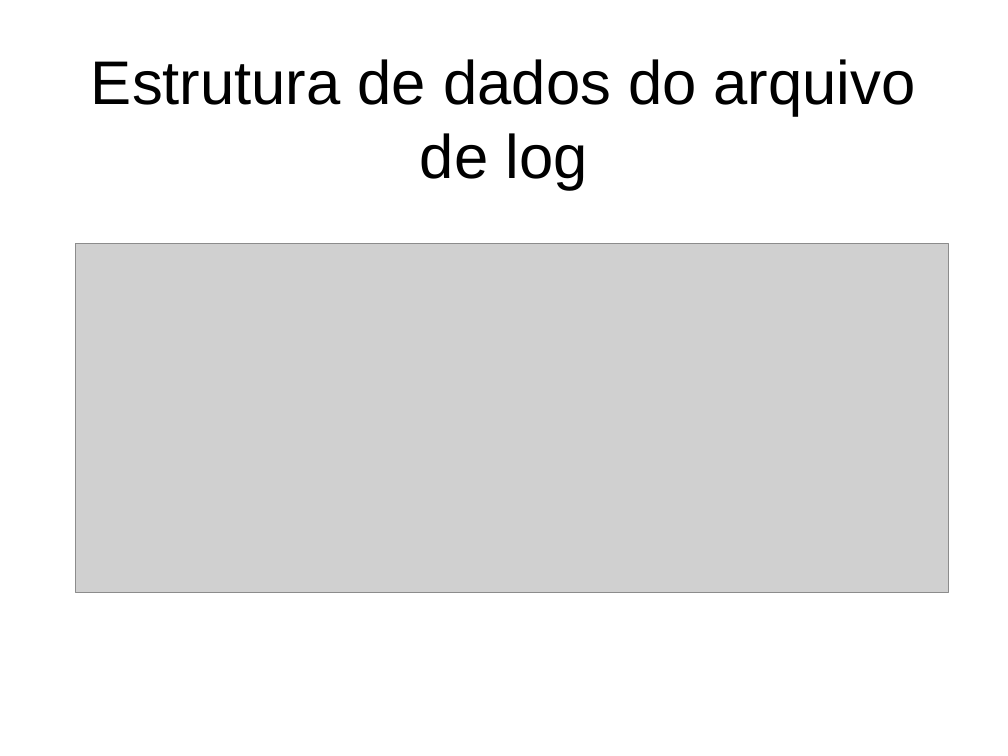
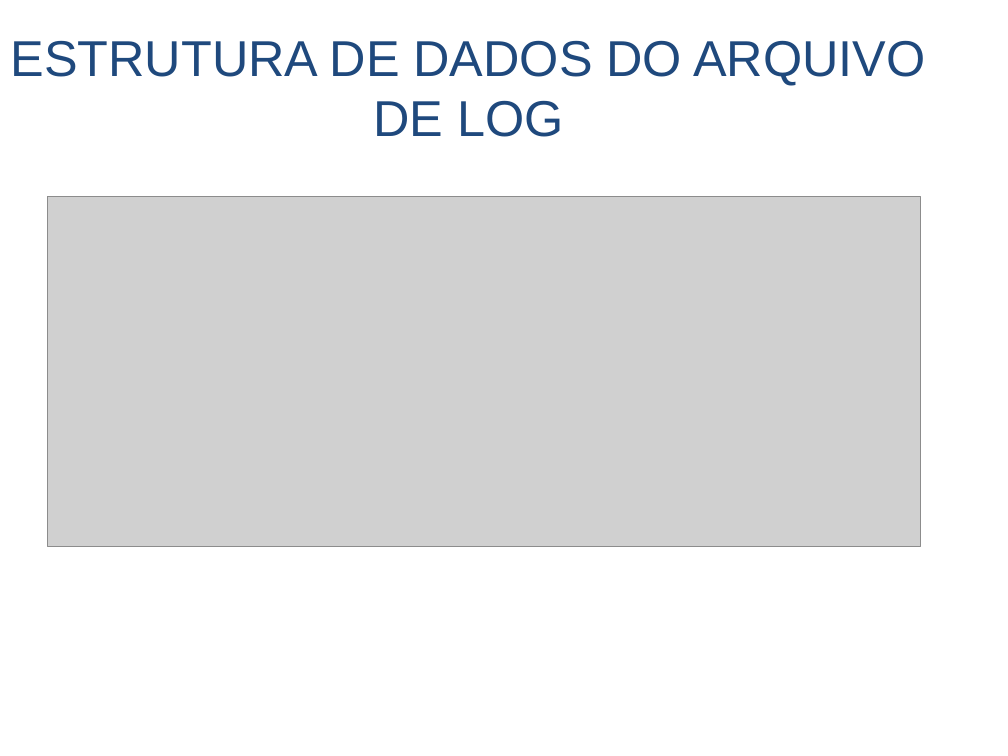
Before and after one commit to Fabricioultrasoft/tcc-fij, a slide deck: slide 14 of Apresentação TCC.ppt (slide 6 before the commit). Drawn at 1008x756 pixels with LibreOffice and Linux fonts; fonts in the diff are those of the drawing; grey boxes stand for pictures. Boxes give left, top, right and bottom in pixels: in the first picture for what was removed or moved away, otherwise in the second. Text is boxed around its words. In the diff, an @@ line names an element or a change of style, - is before the commit and + after.

```diff
--- a/Apresentação TCC.ppt
+++ b/Apresentação TCC.ppt
@@ title at (11, 41, 925, 137): text changed; size 44 to 36 pt; text colour #000000 to #1F497D @@
-Estrutura de dados do arquivo de log
+ESTRUTURA DE DADOS DO ARQUIVO DE LOG
@@ picture: place and size @@
-picture at (76, 243, 949, 593)
+picture at (47, 197, 920, 546)
```
Also in this commit, not shown: 5 other slides changed, 14 slides added.
